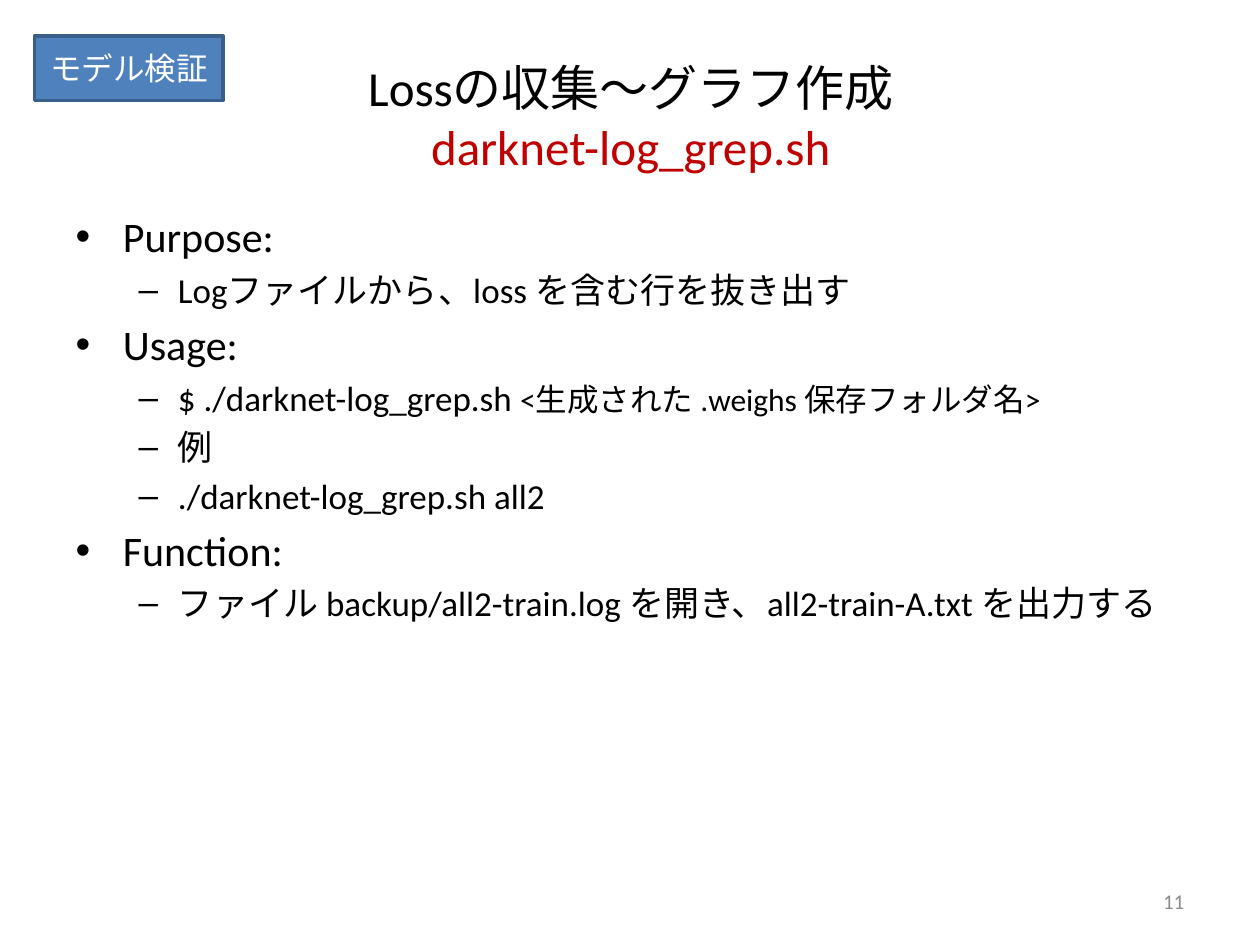
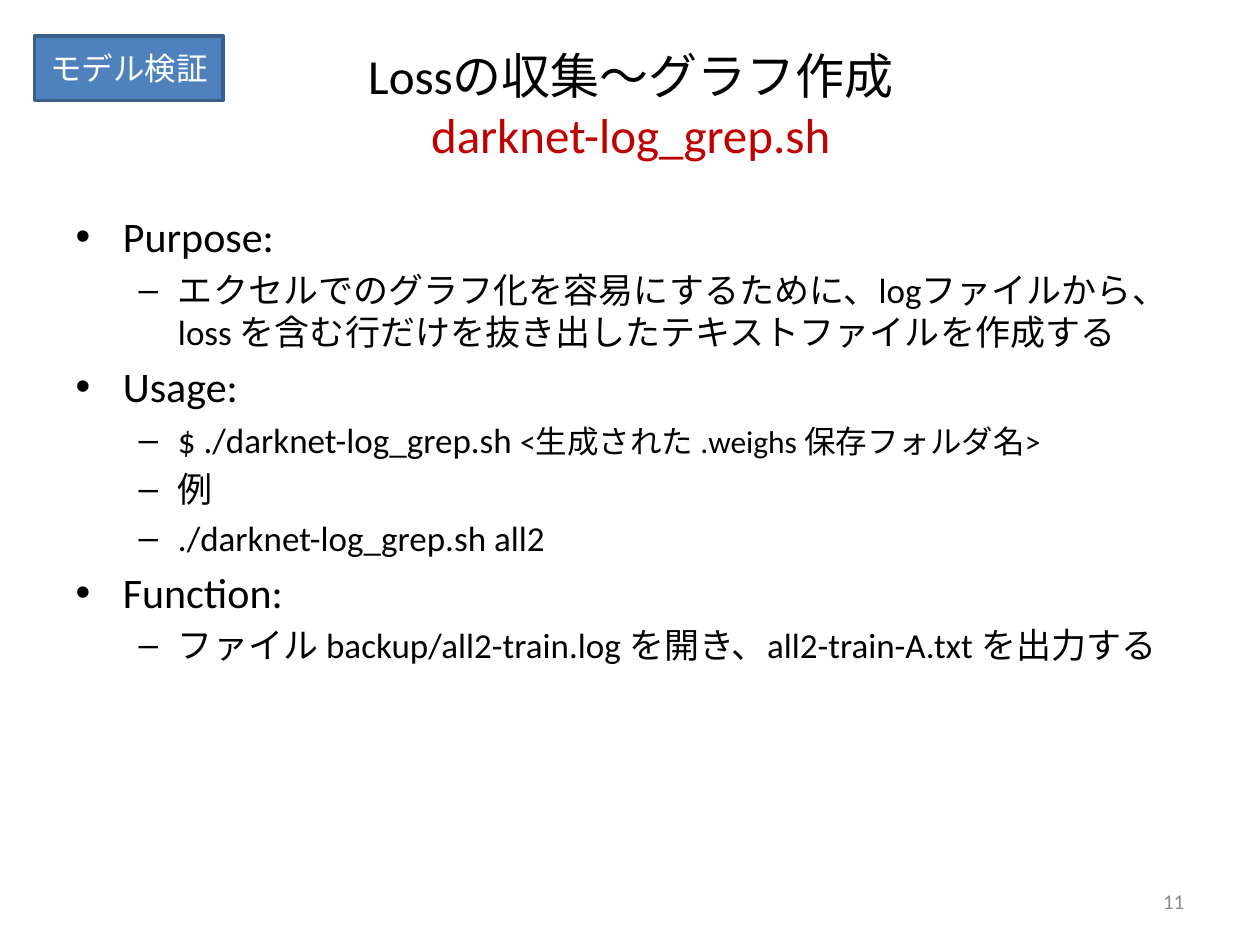
Before and after one commit to keides2/android-yolo-v2, a slide deck: slide 11 of docs/[PPTX] ごみ分別人工知能スマホアプリ作成手順.pptx. Drawn at 1260x945 pixels with LibreOffice and Linux fonts; fonts in the diff are those of the drawing. Boxes give left, top, right and bottom in pixels: in the first picture for what was removed or moved away, otherwise in the second. Text is boxed around its words. In the diff, an @@ line names an element or a change of style, - is before the commit and + after.

```diff
--- a/docs/[PPTX] ごみ分別人工知能スマホアプリ作成手順.pptx
+++ b/docs/[PPTX] ごみ分別人工知能スマホアプリ作成手順.pptx
@@ title "Lossの収集～グラフ作成 darknet-log_grep.sh": place and size @@
-title "Lossの収集～グラフ作成 darknet-log_grep.sh" at [368, 66, 893, 174]
+title "Lossの収集～グラフ作成 darknet-log_grep.sh" at [368, 54, 893, 162]
@@ text at [178, 273, 1167, 348]: text changed @@
-  – Logファイルから、loss を含む行を抜き出す
+  – エクセルでのグラフ化を容易にするために、logファイルから、loss を含む行だけを抜き出したテキストファイルを作成する
```
Also in this commit, not shown: 18 other slides changed, 2 other files.
